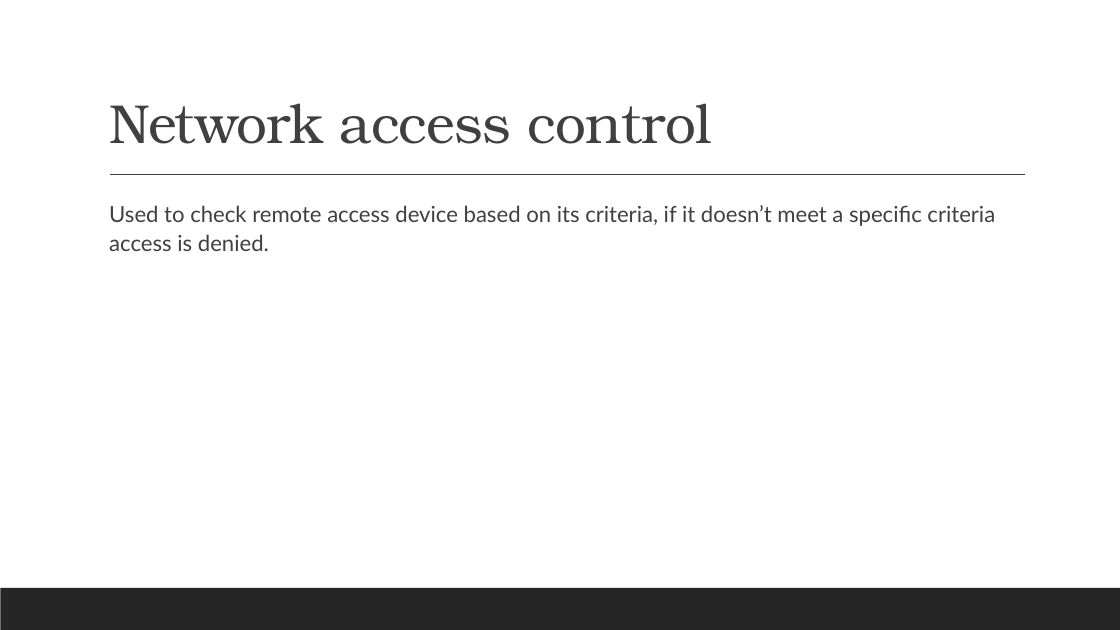
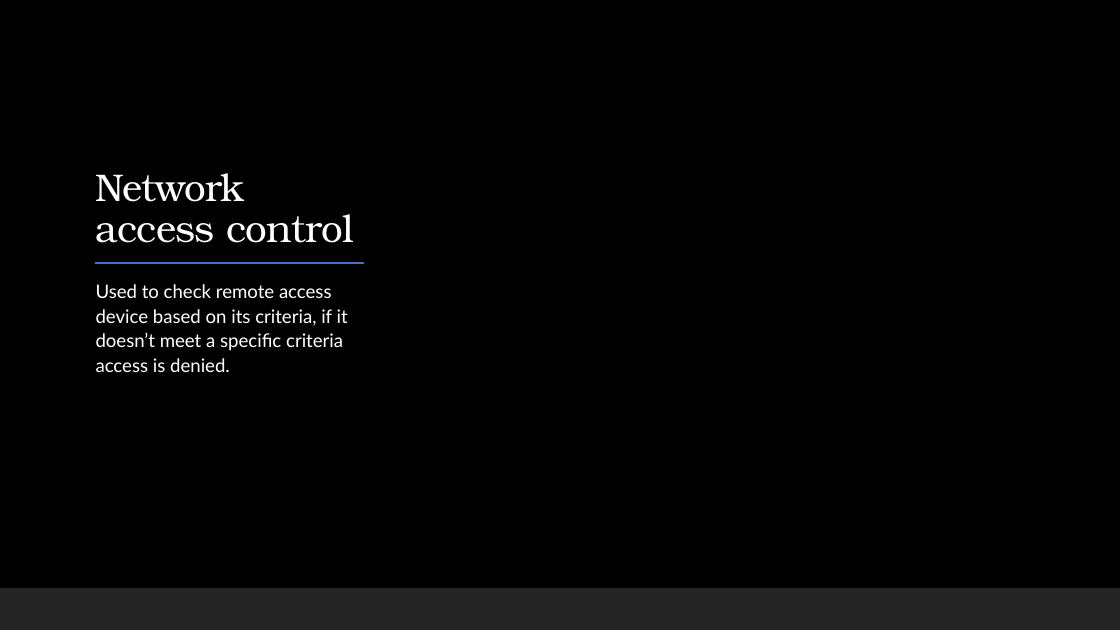
Before and after one commit to ronnie-1947/access-control-ppt, a slide deck: slide 33 of Access Control.pptx. Drawn at 1120x630 pixels with LibreOffice and Linux fonts; fonts in the diff are those of the drawing. Boxes give left, top, right and bottom in pixels: in the first picture for what was removed or moved away, otherwise in the second. Text is boxed around its words. In the diff, an @@ line names an element or a change of style, - is before the commit and + after.

```diff
--- a/Access Control.pptx
+++ b/Access Control.pptx
@@ background #FFFFFF to #000000 @@
@@ rectangle added at (1, 0, 1120, 630), fill #000000 @@
@@ rectangle added at (65, 113, 399, 513), fill #000000 at 79% opacity @@
@@ title "Network access control": place and size @@
-title "Network access control" at (109, 103, 712, 144)
+title "Network access control" at (96, 173, 354, 243)
@@ title "Network access control" at (96, 173, 354, 243): size 47 to 33 pt, text colour #404040 to #FFFFFF @@
@@ line removed from (110, 175) to (1026, 175) @@
@@ line added from (96, 263) to (365, 263), #4472C4 1.5 pt @@
@@ text "Used to check remote access ...": place and size @@
-text "Used to check remote access ..." at (109, 205, 995, 251)
+text "Used to check remote access ..." at (96, 284, 348, 372)
@@ text "Used to check remote access ..." at (96, 284, 348, 372): size 19 to 16 pt, text colour #404040 to #FFFFFF @@
@@ rectangle added at (0, 588, 1120, 630), fill #262626 at 95% opacity @@
```
Also in this commit, not shown: 14 other slides changed, 9 slides added, 1 slide removed.
